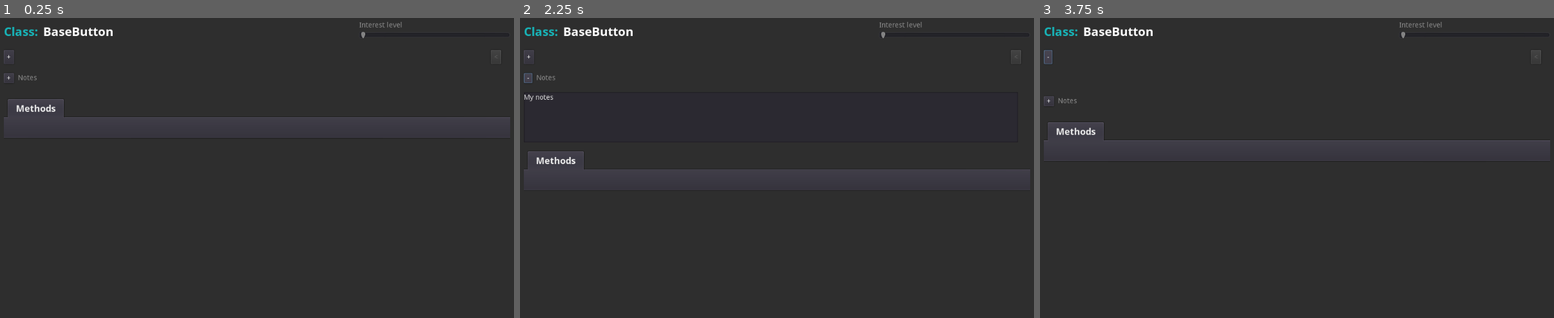
Above: before the commit, frames 1-3 (left to right).
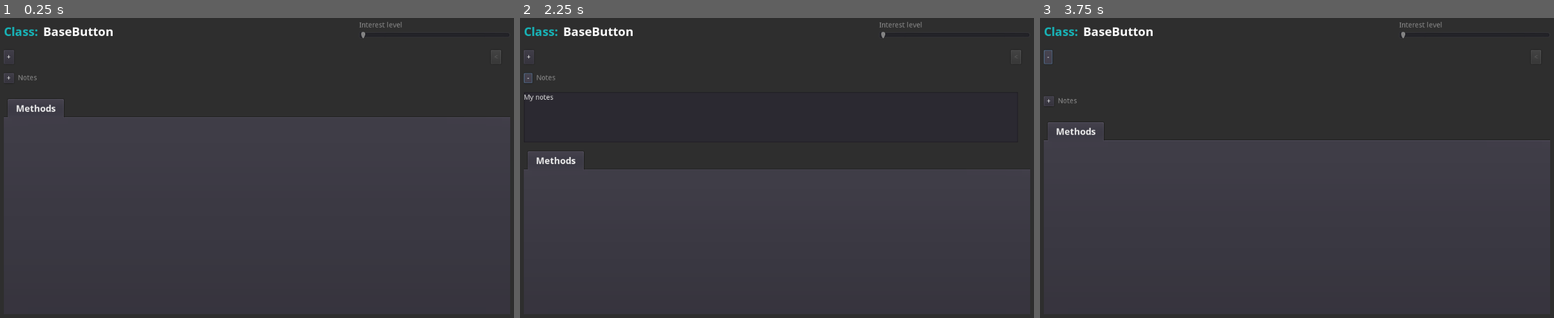
Above: after the commit, the same moments.

Repository: andrew-wilkes/godotbuddy.com
Game: Godot game, scene res://Test.tscn
The game is run twice, just before and just after one commit, with the same random seed, the same clock (stepped at 60 frames per second) and the same inputs. The project has no main scene, so this scene is started directly.
Inputs:
- Up to frame 1 (0.25 s): no input
- Up to frame 2 (2.25 s): click "+" at 0.5 s; click "-" at 1.25 s; click "+" at 2 s
- Up to frame 3 (3.75 s): click "-" at 2.75 s; click "+" at 3.5 s

The runs differ from the first frame. In frame 1, 1.7% of the frame differs, in the area x 0-100%, y 39-42%; in frame 2, 0.4%; in frame 3, 0.6%.
Error before the commit: Invalid get index 'BaseButton' (on base: 'Dictionary'). (res://ClassDetails.gd:216)
Error after the commit: Invalid get index 'BaseButton' (on base: 'Dictionary'). (res://ClassDetails.gd:253)

Commit message:
Add local navigation

Diff:
--- a/apps/desktop/ClassDetails.gd
+++ b/apps/desktop/ClassDetails.gd
@@ -19,6 +19,14 @@
 	"theme_items",
 ]
 var tabs
+var anchors = {}
+var anchor_map = {
+	"method": "methods",
+	"member": "properties",
+	"signal": "signals",
+	"constant": "constants",
+	"enum": "constants",
+}
 
 func _ready():
 	desc = find_node("Desc")
@@ -77,8 +85,18 @@
 			add_items_to_tab(key, tab, info[key])
 
 
+func add_anchor(tab, tab_name, item_name, line_number):
+	if not anchors.has(tab_name):
+		anchors[tab_name] = {}
+	anchors[tab_name][item_name] = {
+		"tab": tab,
+		"line": line_number
+	}
+
+
 func add_items_to_tab(prop, tab: RichContent, items):
 	var content = PoolStringArray([])
+	var line_number = 0
 	match prop:
 		"methods":
 			content.append("[table=2]")
@@ -86,30 +104,42 @@
 			for key in items.keys():
 				var mstrs = get_method_strings(key, items[key])
 				content.append(mstrs[0])
-				descriptions.append(mstrs[1])
+				descriptions.append([key, mstrs[1]])
 			content.append("[/table]\n")
 			content.append("Method Descriptions\n")
+			line_number += 4
 			for d in descriptions:
-				content.append(d)
+				add_anchor(tab, prop, d[0], line_number)
+				content.append(d[1])
+				line_number += d[1].split("\n").size()
+				pass
 		"properties":
 			content.append("[table=2]")
 			var descriptions = []
 			for key in items.keys():
 				var pstrs = get_property_strings(key, items[key])
 				content.append(pstrs[0])
-				descriptions.append(pstrs[1])
+				descriptions.append([key, pstrs[1]])
 			content.append("[/table]\n")
 			content.append("Property Descriptions\n")
+			line_number += 4
 			for d in descriptions:
-				content.append(d)
+				add_anchor(tab, prop, d[0], line_number)
+				content.append(d[1])
+				line_number += d[1].split("\n").size()
 		"theme_items":
 			content.append("[table=2]")
 			for item in items:
+				add_anchor(tab, prop, item, line_number)
 				content.append(get_theme_item_string(item))
+				line_number += 1
 			content.append("[/table]")
 		"signals":
 			for item in items:
-				content.append(item.name + " (" + get_args(item.args) + ")\n[indent]" + item.description + "[/indent]\n")
+				add_anchor(tab, prop, item.name, line_number)
+				var code = item.name + "(" + get_args(item.args) + ")\n[indent]" + item.description + "[/indent]\n"
+				content.append(code)
+				line_number += code.split("\n").size()
 		"constants":
 			var enums = {}
 			for item in items:
@@ -121,8 +151,12 @@
 					else:
 						enums[args.enum] = [args]
 				else: # Constant
-					content.append("\u2022 " + args.name + " = " + args.value + " - " + item.description)
+					add_anchor(tab, prop, args.name, line_number)
+					var code = "\u2022 " + args.name + " = " + args.value + " - " + item.description
+					content.append()
+					line_number += code.split("\n").size()
 			for ename in enums.keys():
+				add_anchor(tab, prop, ename, line_number)
 				content.append("[code]enum[/code]\t" + ename)
 				var vals = {}
 				for item in enums[ename]:
@@ -130,7 +164,10 @@
 				var keys = vals.keys()
 				keys.sort()
 				for key in keys:
-					content.append("\t\u2022 " + vals[key].name + " = " + vals[key].value + " - " + vals[key].description + "\n")
+					add_anchor(tab, prop, vals[key].name, line_number)
+					var code = "\t\u2022 " + vals[key].name + " = " + vals[key].value + " - " + vals[key].description + "\n"
+					content.append(code)
+					line_number += code.split("\n").size()
 		"tutorials":
 			for link in items:
 				content.append("\t" + get_link_string(link))
@@ -149,12 +186,12 @@
 
 
 func get_signal_string(sname, attribs):
-	return "[cell]%s (%s)[/cell]" % [sname, get_args(attribs.args)]
+	return "[cell][signal %s] (%s)[/cell]" % [sname, get_args(attribs.args)]
 
 
 func get_property_strings(pname, attribs: Dictionary):
 	var type = get_return_type_string(attribs.type)
-	var ps = "[cell][right]%s[/right]\t[/cell][cell]%s %s[/cell]" % [type, pname, get_default_property_value(attribs)]
+	var ps = "[cell][right]%s[/right]\t[/cell][cell][member %s] %s[/cell]" % [type, pname, get_default_property_value(attribs)]
 	var pds = "\u2022 %s %s %s\n\t%s setter\n\t%s getter\n" % [type, pname, get_default_property_value(attribs), attribs.setter, attribs.getter]
 	return [ps, pds]
 
@@ -164,7 +201,7 @@
 	var mds = PoolStringArray([])
 	for attrib in attribs:
 		var ret_type = get_return_type_string(attrib.return_type)
-		ms.append("[cell][right]%s[/right]\t[/cell][cell]%s(%s) %s[/cell]" % [ret_type, mname, get_args(attrib.args), attrib.qualifiers])
+		ms.append("[cell][right]%s[/right]\t[/cell][cell][method %s](%s) %s[/cell]" % [ret_type, mname, get_args(attrib.args), attrib.qualifiers])
 		mds.append("\u2022 %s %s(%s) %s\n\n\t%s\n" % [ret_type, mname, get_args(attrib.args), attrib.qualifiers, attrib.description])
 	return [ms.join("\n"), mds.join("\n")]
 
@@ -357,7 +394,12 @@
 	if url[0].begins_with("http"):
 		var _e = OS.shell_open(str(meta))
 	elif url.size() == 2:
-		pass # goto tab and specific item
+		# goto tab and specific item
+		var tab_name = anchor_map[ url[0] ] # url[0] == "method" for example
+		var target = anchors[tab_name][ url[1] ] # url[1] == name of the method for example
+		tabs.set_current_tab(tab_list.find(tab_name))
+		$SC.scroll_vertical = 0
+		target.tab.scroll_to_line(target.line)
 	else:
 		update_content(meta)
 		$SC.scroll_vertical = 0
--- a/apps/desktop/ClassDetails.tscn
+++ b/apps/desktop/ClassDetails.tscn
@@ -30,9 +30,10 @@
 
 [node name="VBox" type="VBoxContainer" parent="SC"]
 margin_right = 1006.0
-margin_bottom = 380.0
+margin_bottom = 582.0
 rect_min_size = Vector2( 720, 0 )
 size_flags_horizontal = 3
+size_flags_vertical = 3
 
 [node name="HBox" type="HBoxContainer" parent="SC/VBox"]
 margin_right = 1006.0
@@ -229,7 +230,8 @@
 [node name="TabContainer" type="TabContainer" parent="SC/VBox"]
 margin_top = 304.0
 margin_right = 1006.0
-margin_bottom = 380.0
+margin_bottom = 582.0
+size_flags_vertical = 3
 custom_fonts/font = SubResource( 1 )
 tab_align = 0
 
@@ -240,6 +242,8 @@
 margin_top = 44.0
 margin_right = -4.0
 margin_bottom = -4.0
+size_flags_vertical = 3
+fit_content_height = false
 
 [connection signal="pressed" from="SC/VBox/HBox1/DescButton" to="." method="_on_Description_pressed"]
 [connection signal="pressed" from="SC/VBox/HBox1/BackButton" to="." method="_on_BackButton_pressed"]
--- a/apps/desktop/ContentRichTextLabel.gd
+++ b/apps/desktop/ContentRichTextLabel.gd
@@ -14,7 +14,7 @@
 
 func add_links(txt: String):
 	var regex = RegEx.new()
-	regex.compile("\\[([A-Z]\\w+|bool|float|int|(\\w+ (\\w+)))\\]")
+	regex.compile("\\[([A-Z]\\w+|bool|int|float|(\\w+ (\\w+)))\\]")
 	for result in regex.search_all(txt):
 		var url = result.get_string(1)
 		var link_text = url
